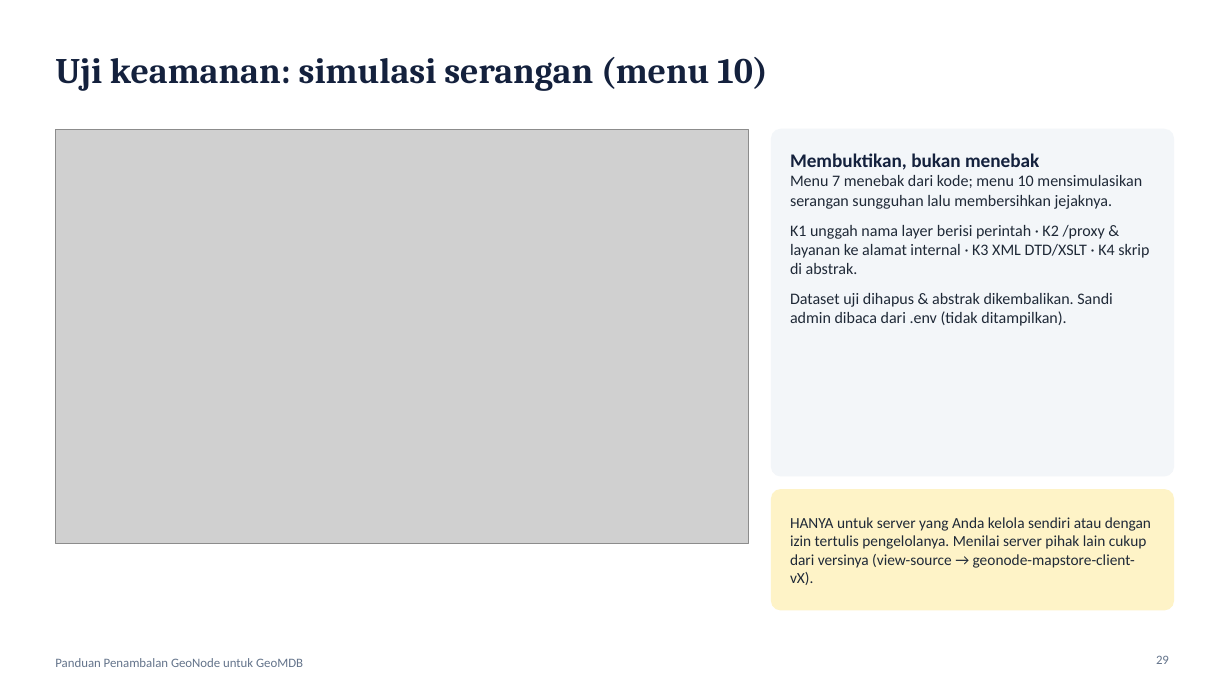
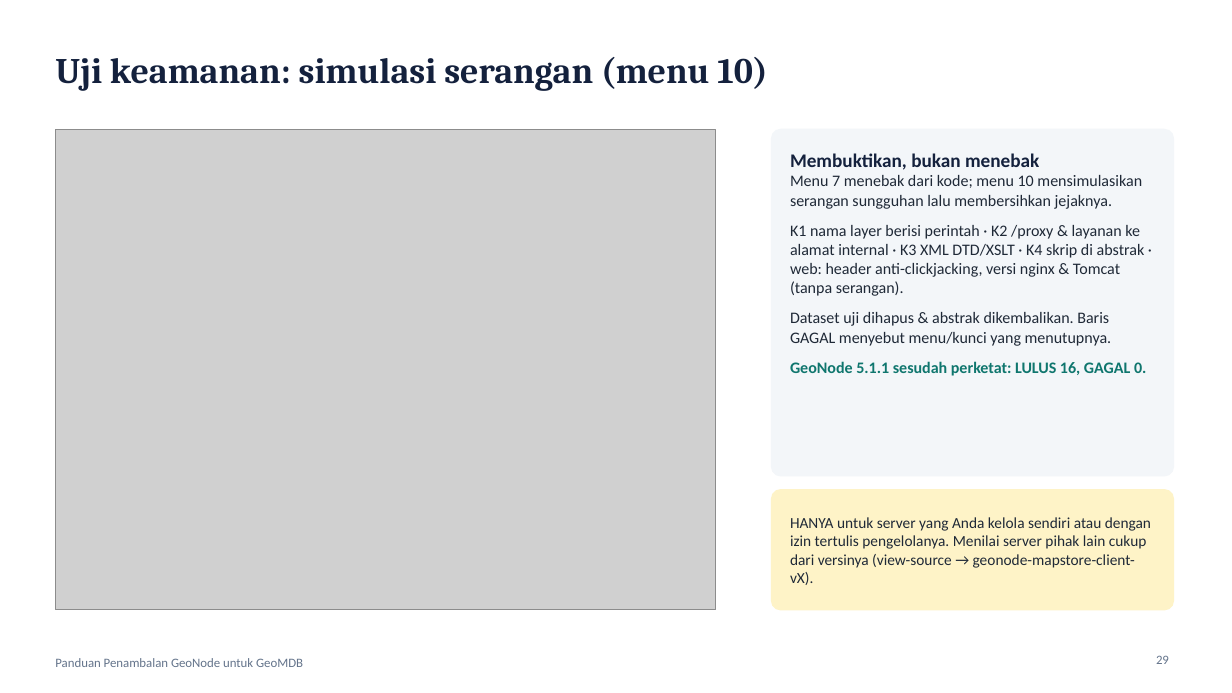
Before and after one commit to hariHK1/geonode-tambal-preserve, a slide deck: slide 29 of docs/Panduan-Penambalan-GeoNode-GeoMDB.pptx. Drawn at 1232x693 pixels with LibreOffice and Linux fonts; fonts in the diff are those of the drawing; grey boxes stand for pictures. Boxes give left, top, right and bottom in pixels: in the first picture for what was removed or moved away, otherwise in the second. Text is boxed around its words. In the diff, an @@ line names an element or a change of style, - is before the commit and + after.

```diff
--- a/docs/Panduan-Penambalan-GeoNode-GeoMDB.pptx
+++ b/docs/Panduan-Penambalan-GeoNode-GeoMDB.pptx
@@ picture resized from (x1=55, y1=129, x2=749, y2=544) to (x1=55, y1=129, x2=716, y2=610) @@
@@ text at (x1=790, y1=225, x2=1146, y2=376): text changed @@
-K1 unggah nama layer berisi perintah · K2 /proxy & layanan ke alamat internal · K3 XML DTD/XSLT · K4 skrip di abstrak.
-Dataset uji dihapus & abstrak dikembalikan. Sandi admin dibaca dari .env (tidak ditampilkan).
+K1 nama layer berisi perintah · K2 /proxy & layanan ke alamat internal · K3 XML DTD/XSLT · K4 skrip di abstrak · web: header anti-clickjacking, versi nginx & Tomcat (tanpa serangan).
+Dataset uji dihapus & abstrak dikembalikan. Baris GAGAL menyebut menu/kunci yang menutupnya.
+GeoNode 5.1.1 sesudah perketat: LULUS 16, GAGAL 0.
```
Also in this commit, not shown: 5 other slides changed, 2 slides added, 2 other files.
